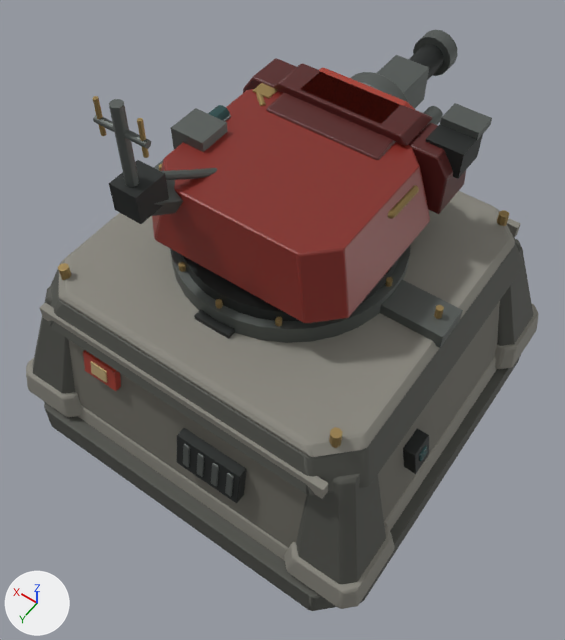
Two versions of the Blender file art/source-to-3d/martian-bunker/src/v05/martian_heavy_weapon_bunker_pass1_v05.blend, one commit apart.
Both versions are drawn from a 50 mm lens placed at (-2.09, 3.01, 5.42), pointed at (-0.14, 0.28, 1.12). Arrows for +X, +Y and +Z are at lower left; the lights stay in place. The picture after the commit comes second.

Objects in the first picture: '01_foundation_granular_ferrocrete', '02_lower_blast_raft', '03_monolithic_bunker_mass', '04_upper_blast_cap', '05_top_concrete_skin', '06_corner_armor_buttress_WN', '13_ring_lower_bearing_seat', '16_martian_red_turret_armor', '19_mantlet_upper_brow', '19_roof_to_mantlet_transition', '61_ring_radial_armor_brace_W', '63_armored_turret_front_brow' and 48 more.
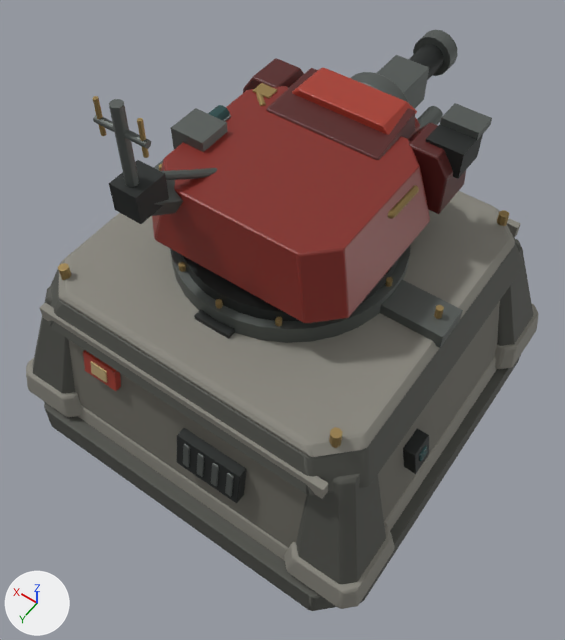
What differs and where, as boxes (x1, y1, x2, y2) in the pictures (565 x 640 px):
'63_armored_turret_front_brow', deleted (dark red)
    before: (273, 63, 433, 146)

The change, as a diff of the scene's bpy script:
```diff
--- a/art/source-to-3d/martian-bunker/src/v05/martian_heavy_weapon_bunker_pass1_v05.blend.py
+++ b/art/source-to-3d/martian-bunker/src/v05/martian_heavy_weapon_bunker_pass1_v05.blend.py
@@ ob_63_armored_turret_front_brow @@
-ob_63_armored_turret_front_brow = bpy.data.objects.new('63_armored_turret_front_brow', me_63_armored_turret_front_brow___original_z_up_geometry)
-ob_63_armored_turret_front_brow.parent = ob_turret_traverse_pivot_z_1_70
-ob_63_armored_turret_front_brow.matrix_parent_inverse = Matrix(((1.0, 0.0, 0.0, 0.0), (0.0, 1.0, 0.0, 0.0), (0.0, 0.0, 1.0, -1.7), (0.0, 0.0, 0.0, 1.0)))
-ob_63_armored_turret_front_brow.location = (0.0, 0.0, 0.0)
-_m = ob_63_armored_turret_front_brow.modifiers.new('Manufactured edge roll', 'BEVEL')
-_m.width = 0.013
-_m.width_pct = 0.013
-_m.segments = 2
-_m = ob_63_armored_turret_front_brow.modifiers.new('Weight main face normals', 'WEIGHTED_NORMAL')
-_m.keep_sharp = True
```
